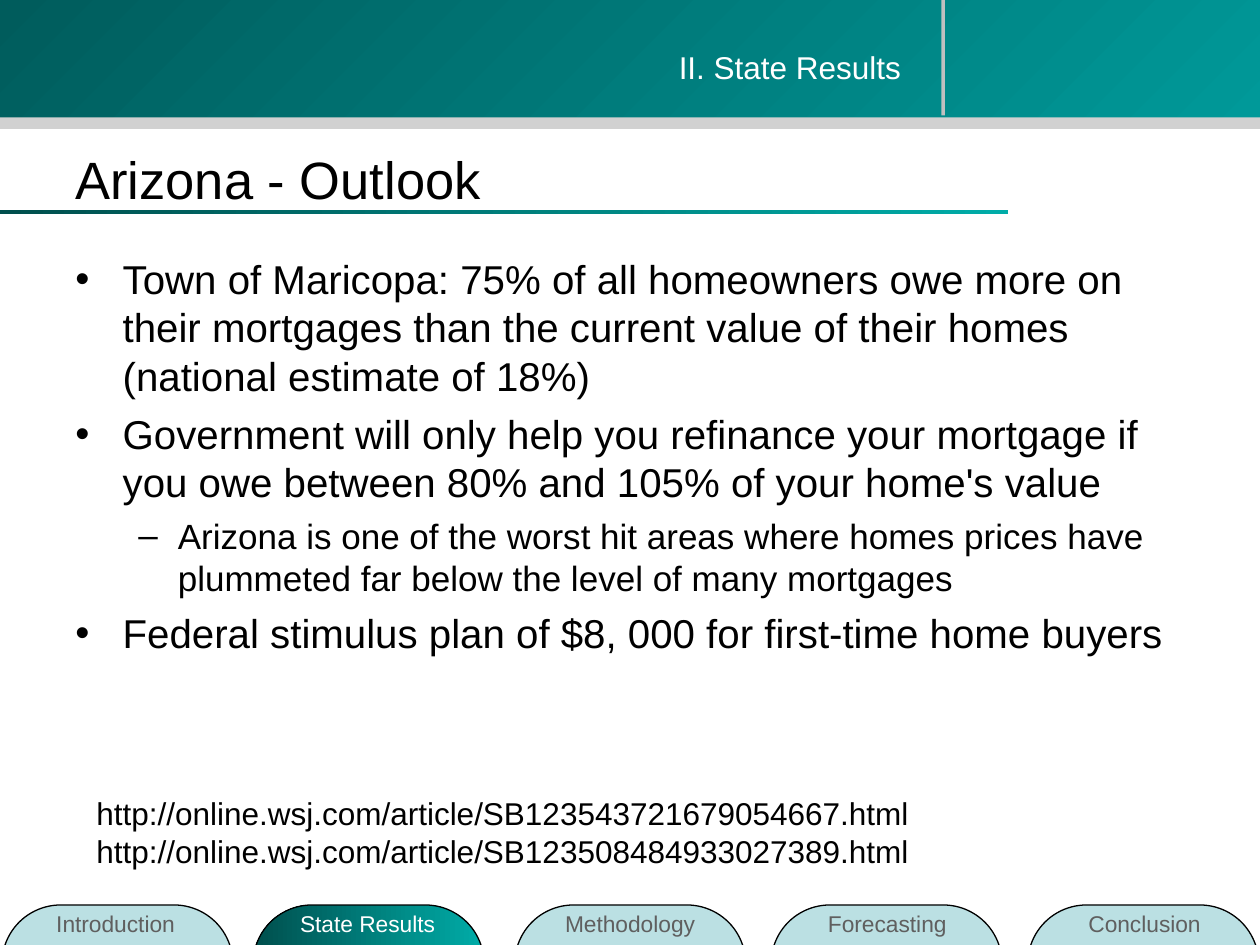
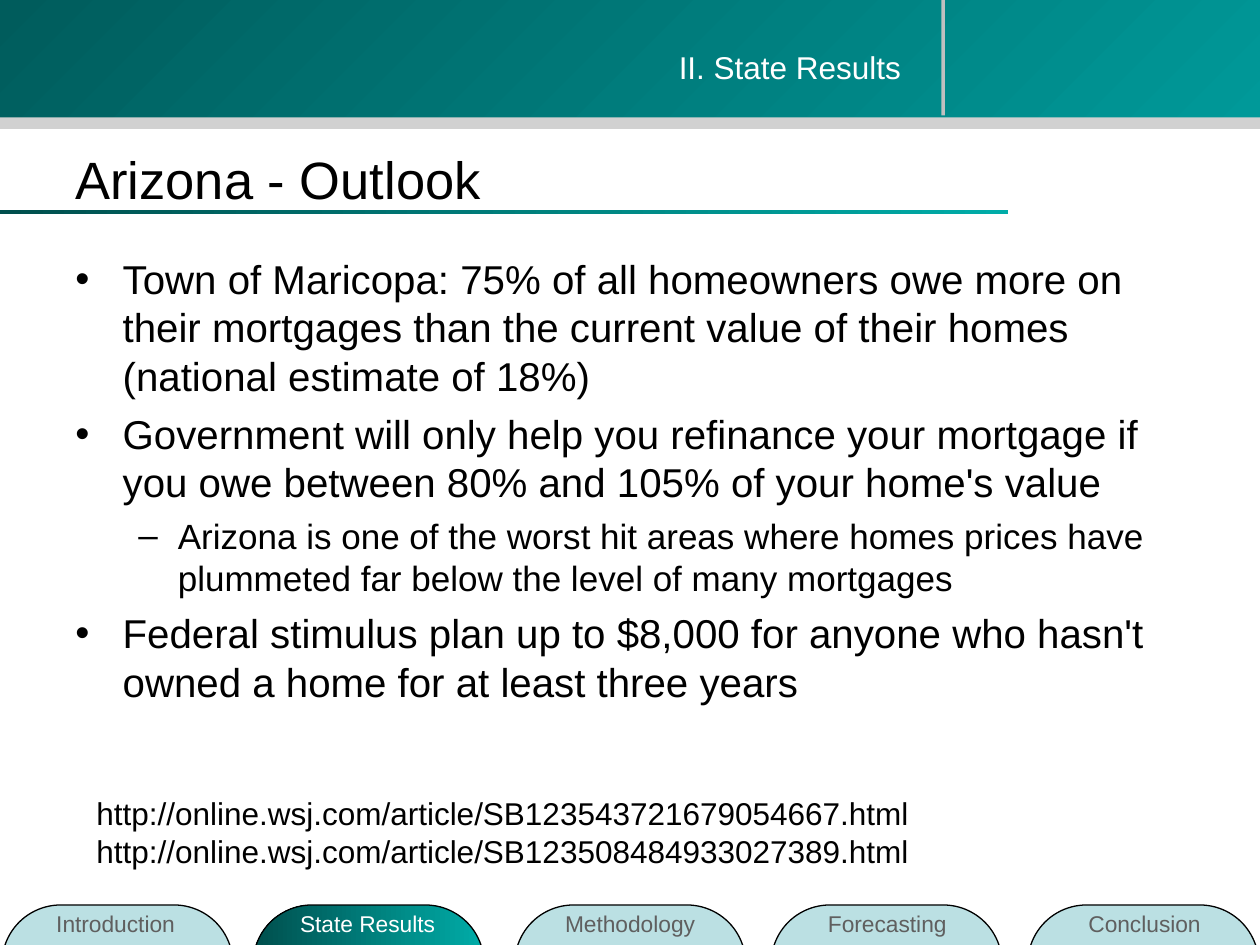
Before and after one commit to zhouzhenghui/svnrepository, a slide deck: slide 11 of SVNRepository/Presentation/M.Eng Final Presentation-take2.ppt. Drawn at 1260x945 pixels with LibreOffice and Linux fonts; fonts in the diff are those of the drawing; background and template pictures are left out. Boxes give left, top, right and bottom in pixels: in the first picture for what was removed or moved away, otherwise in the second. Text is boxed around its words. In the diff, an @@ line names an element or a change of style, - is before the commit and + after.

```diff
--- a/SVNRepository/Presentation/M.Eng Final Presentation-take2.ppt
+++ b/SVNRepository/Presentation/M.Eng Final Presentation-take2.ppt
@@ text at box(123, 618, 1143, 705): text changed @@
-• Federal stimulus plan of $8, 000 for first-time home buyers
+• Federal stimulus plan up to $8,000 for anyone who hasn't owned a home for at least three years
```
